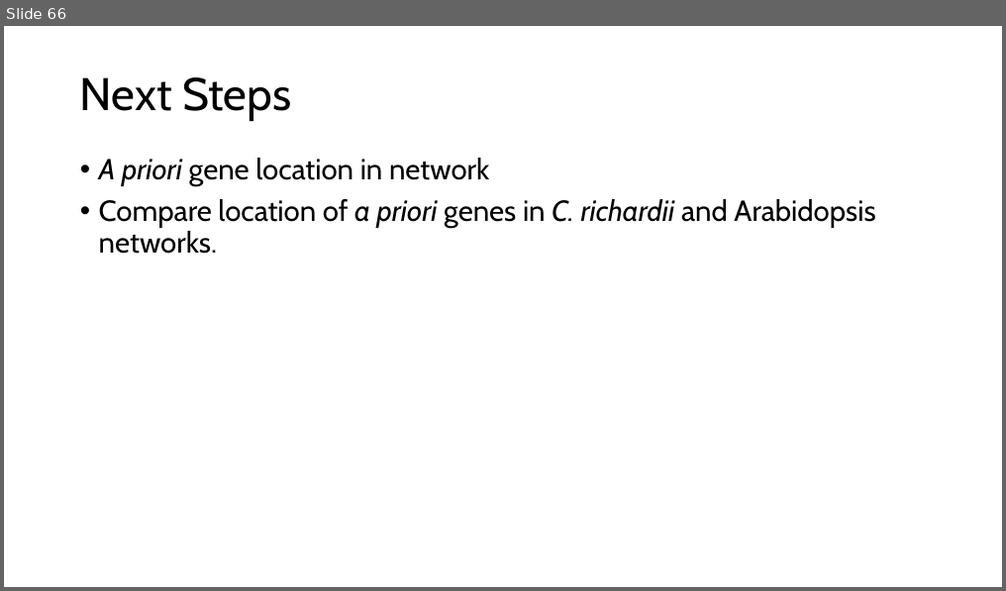
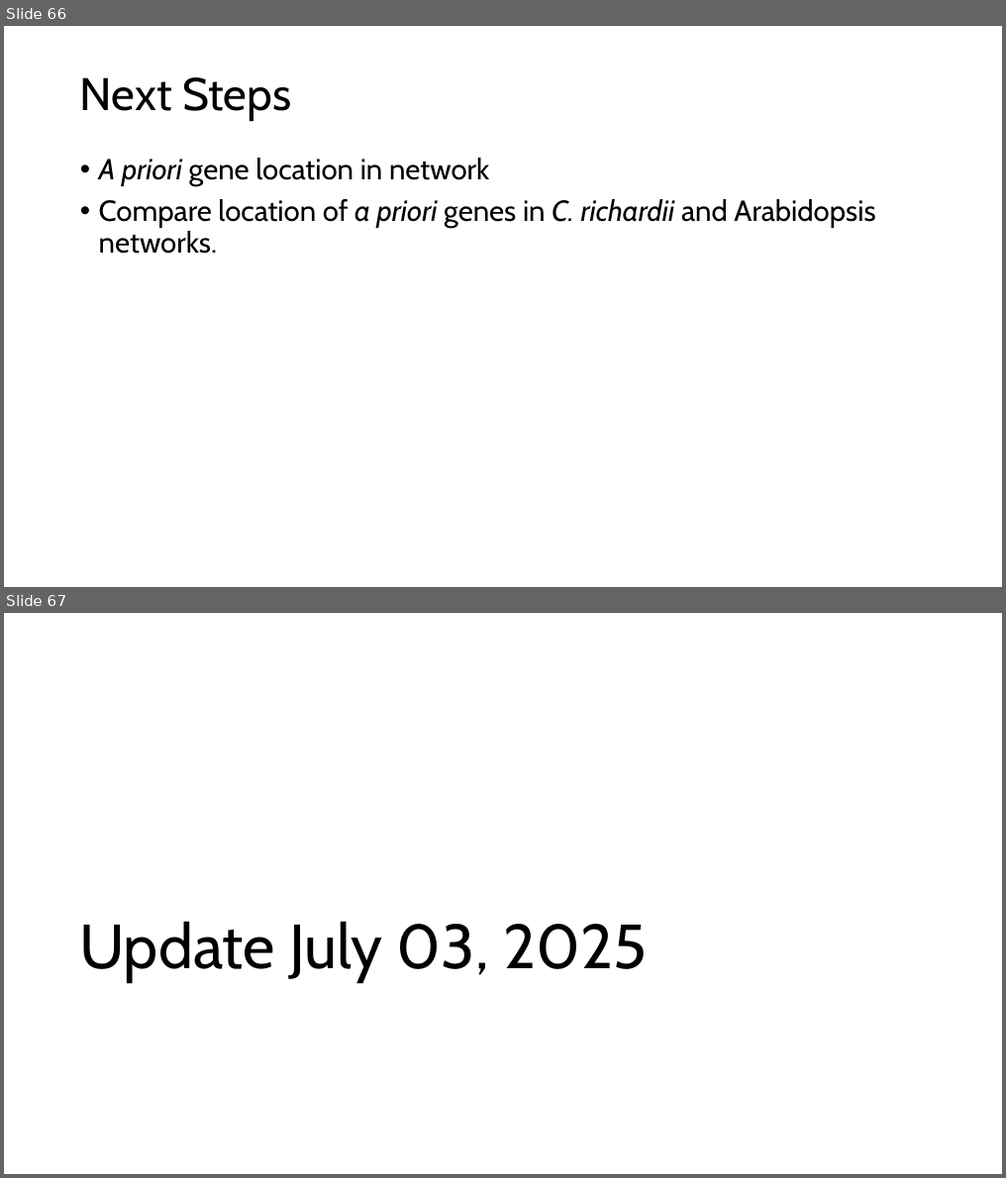
Before and after one commit to MaloofLab/McConnell-Ceratopteris-RNAseq, a slide deck: Presentation-2025-06-20.pptx. Shown one above the other, each under a label of ours: slide 66 before the commit, slides 66 and 67 after it. The pictures are 1006x591 and 1006x1178 pixels, drawn with LibreOffice and Linux fonts; fonts in the diff are those of the drawing. Boxes give left, top, right and bottom in pixels: in the first picture for what was removed or moved away, otherwise in the second. Text is boxed around its words. In the diff, an @@ line names an element or a change of style, - is before the commit and + after.

```diff
--- a/Presentation-2025-06-20.pptx
+++ b/Presentation-2025-06-20.pptx
@@ slide 67 added at box(4, 613, 1002, 1174), background #FFFFFF @@
@@ title added at box(79, 921, 647, 983), 60 pt, text #000000 @@
+Update July 03, 2025
```
Also in this commit, not shown: 1 other slide added.
